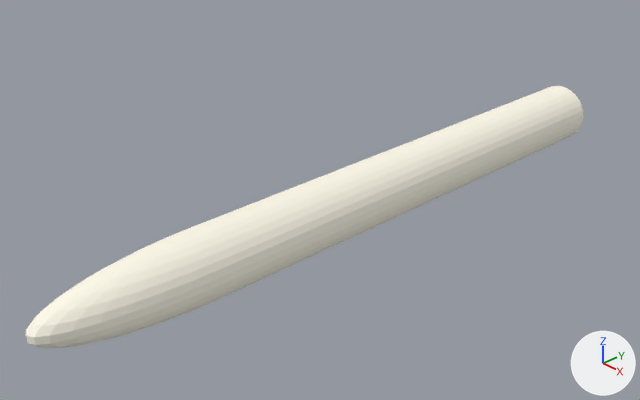
A saved change to the Blender file packages/weapon/projectile/air_surface_missile_1/air_surface_missile_1.blend.
Camera for both pictures: a camera (50 mm lens) standing at (0.834, -0.899, 0.585) and looking at (-0.038, -0.083, -0.003). The lights are fixed; the arrows at lower right show +X, +Y and +Z. The first picture is the older version.

Script lines for the objects in view, before the commit:
```python
me_kugel = bpy.data.meshes.new('Kugel')
me_kugel.from_pydata(...)  # 271 vertices, 271 faces; spans x -1.0..1.0, y -11.5..9.9, z -1.0..1.0
me_kugel.materials.append(mat_material)  # white #fffbeb
ob_kugel = bpy.data.objects.new('Kugel', me_kugel)
ob_kugel.location = (0.0, 0.0, 0.0)
ob_kugel.scale = (0.05, 0.05, 0.05)
```
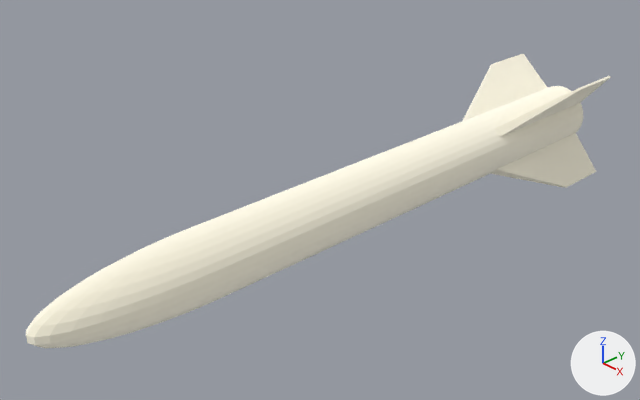
Where the change shows, as pixel boxes (x1, y1, x2, y2) in the pictures (640 x 400 px):
'Würfel.001', added
    after: (491, 133, 596, 188)
'Würfel.002', added
    after: (463, 54, 548, 121)
'Würfel', added
    after: (495, 76, 611, 137)

The change, as a list of edits to the scene's bpy script:
```text
Add me_würfel:
    me_würfel.from_pydata([(-0.01, -0.1, -0.01), (-0.01, 0.2, -0.01), (-0.003, 0.2, 0.1), (0.01, -0.1, -0.01), (0.01, 0.2, -0.01), (0.002, 0.2, 0.1), (-0.003, 0.08, 0.1), (0.002, 0.08, 0.1), (-0.01, -0.1, 0.0), (0.01, -0.1, 0.0), (0.01, 0.2, 0.0), (-0.01, 0.2, 0.0)], [], [(1, 11, 10, 4), (1, 4, 3, 0), (2, 11, 8, 6), (1, 0, 8, 11), (9, 8, 0, 3), (4, 10, 9, 3), (5, 7, 9, 10), (8, 9, 7, 6), (6, 7, 5, 2), (2, 5, 10, 11)])
    me_würfel.materials.append(mat_material)  # white #fffbeb
Add ob_würfel_002:
    ob_würfel_002 = bpy.data.objects.new('Würfel.002', me_würfel)
    ob_würfel_002.parent = ob_leer
    ob_würfel_002.location = (-0.05, 0.0, 0.0)
    ob_würfel_002.rotation_euler = (0.0, -1.571, 0.0)  # degrees (0, -90, 0)
    ob_würfel_002.scale = (0.8, 0.8, 0.8)
Add ob_leer:
    ob_leer = bpy.data.objects.new('Leer', None)
    ob_leer.location = (0.0, 0.33, 0.0)
    ob_leer.rotation_euler = (0.0, 0.785, 0.0)  # degrees (0, 45, 0)
Add ob_würfel_001:
    ob_würfel_001 = bpy.data.objects.new('Würfel.001', me_würfel)
    ob_würfel_001.parent = ob_leer
    ob_würfel_001.location = (0.05, 0.0, 0.0)
    ob_würfel_001.rotation_euler = (0.0, 1.571, 0.0)  # degrees (0, 90, 0)
    ob_würfel_001.scale = (0.8, 0.8, 0.8)
Add ob_würfel:
    ob_würfel = bpy.data.objects.new('Würfel', me_würfel)
    ob_würfel.parent = ob_leer
    ob_würfel.location = (0.0, 0.0, 0.05)
    ob_würfel.scale = (0.8, 0.8, 0.8)
```
